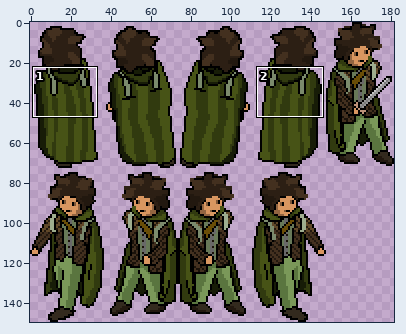
A sprite sheet gets an edit: Annchienta/games/elegiac_convergence/sprites/aelaan.png. The picture above shows the old version from afar; the outline marks the close-up.
Close-up. Earlier state:
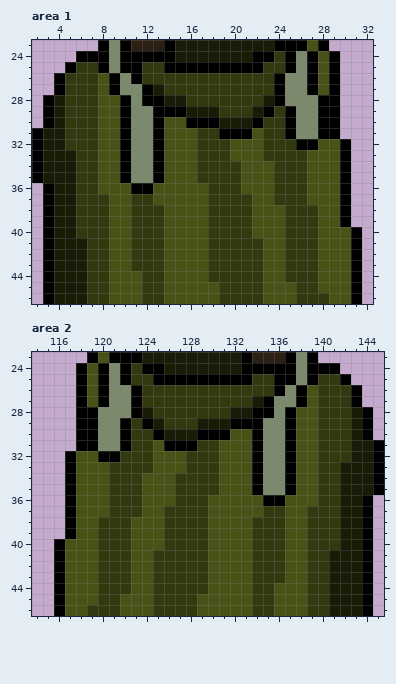
The file is 182x150 pixels. Colours within 5 levels of each other are drawn and written as one. Shown: area 1: x 2..32, y 23..46; area 2: x 114..145, y 23..46.
The result:
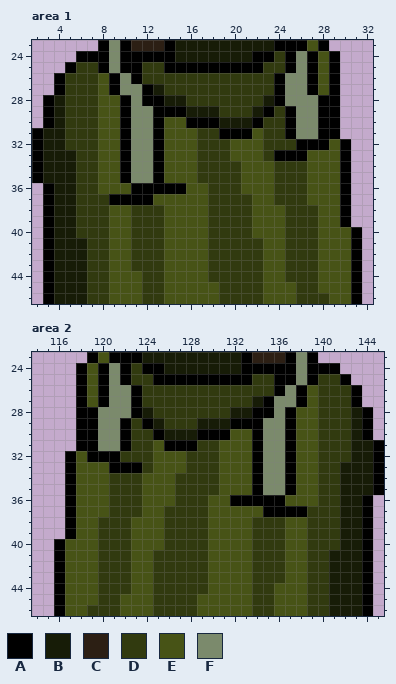
Palette (. is transparent): A #000000  B #171c07  C #2c1f14  D #313a0f  E #475316  F #7b8a6c
Diff:
Area 1:
The edit turns colour D into colour A in row 33 at x 24 to 26; in row 37 at x 11 to 12.
The edit turns colour E into colour A in row 32 at x 28; in row 36 at x 13 to 15; in row 37 at x 9 to 10.
Area 2:
The edit turns colour D into colour A in row 33 at x 121 to 123; in row 37 at x 135 to 136.
The edit turns colour E into colour A in row 32 at x 119; in row 36 at x 132 to 134; in row 37 at x 137 to 138.
